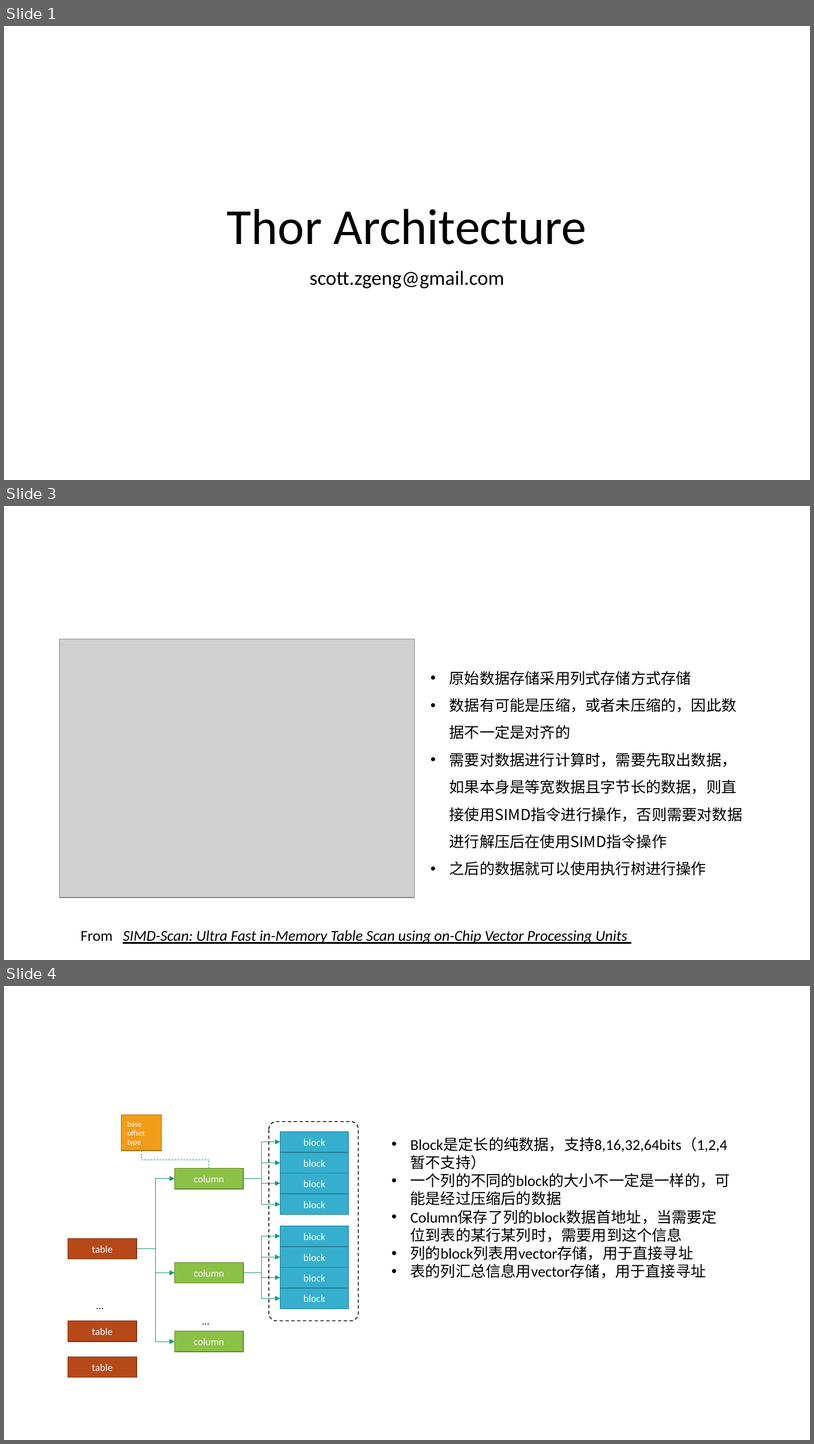
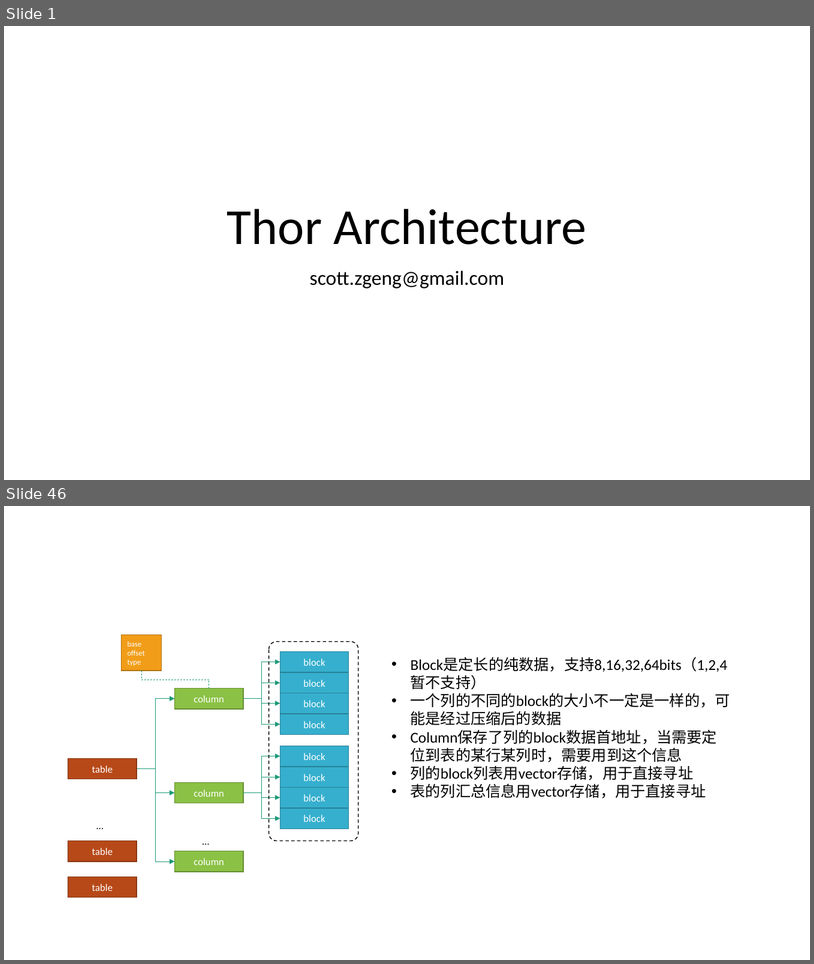
Before and after one commit to scott-zgeng/thor, a slide deck: doc/thor architecture.pptx. Shown one above the other, each under a label of ours: slides 1, 3 and 4 before the commit, slides 1 and 46 after it; the slides between them are not shown. The pictures are 814x1444 and 814x964 pixels, drawn with LibreOffice and Linux fonts; fonts in the diff are those of the drawing; grey boxes stand for pictures. Boxes give left, top, right and bottom in pixels: in the first picture for what was removed or moved away, otherwise in the second. Text is boxed around its words. In the diff, an @@ line names an element or a change of style, - is before the commit and + after.

```diff
--- a/doc/thor architecture.pptx
+++ b/doc/thor architecture.pptx
@@ slide 3 removed at (4, 506, 810, 960), background #FFFFFF @@
@@ picture removed at (60, 639, 416, 897) @@
@@ text removed at (450, 670, 743, 875) @@
-• 原始数据存储采用列式存储方式存储
-• 数据有可能是压缩，或者未压缩的，因此数据不一定是对齐的
-• 需要对数据进行计算时，需要先取出数据，如果本身是等宽数据且字节长的数据，则直接使用SIMD指令进行操作，否则需要对数据进行解压后在使用SIMD指令操作
-• 之后的数据就可以使用执行树进行操作
@@ text removed at (81, 930, 627, 943) @@
-From SIMD-Scan: Ultra Fast in-Memory Table Scan using on-Chip Vector Processing Units
@@ what was slide 4 is now slide 46 @@
```
Also in this commit, not shown: 4 slides changed, 4 other slides removed, 1 other file.
